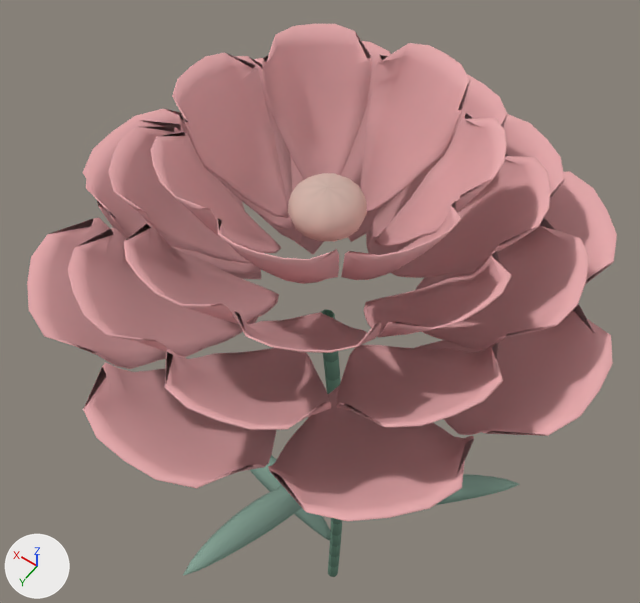
The glTF model www/models/flowers/carnation-fine-v2.glb: old version first, new version second.
The view is the same before and after, from a camera (50 mm lens) standing at (-0.625, 0.95, 2.948) and looking at (0.19, -0.191, 1.154). Every picture has the same lights, and +X, +Y and +Z are marked at lower left. The older version comes first. Vertices at exactly the same position are counted once.

In view in the first picture: 'carnation-fine-v2-center', 'carnation-fine-v2-leaf', 'carnation-fine-v2-petal', 'carnation-fine-v2-stem'.
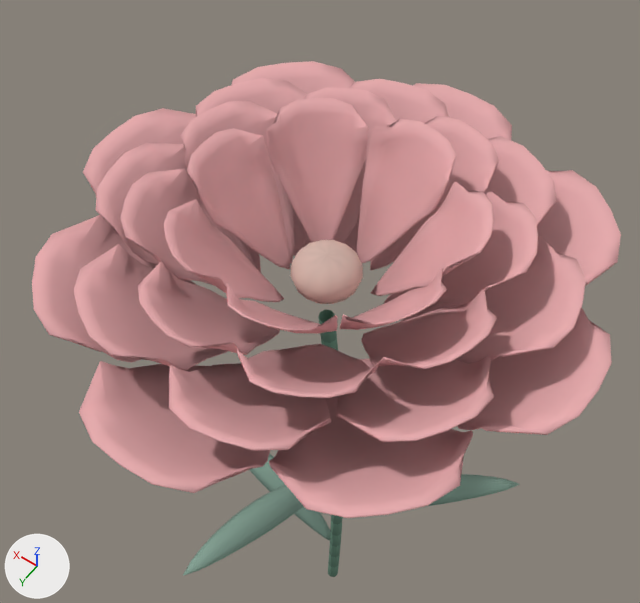
Pixel boxes (x1, y1, x2, y2) of what changed, in the pictures (640 x 603 px):
'carnation-fine-v2-petal', reshaped (8% shorter): before (27, 24, 617, 521); after (32, 61, 621, 518)
'carnation-fine-v2-center', moved: before (288, 173, 367, 241); after (291, 240, 363, 304)

The change, as a diff of the scene's bpy script:
```diff
--- a/www/models/flowers/carnation-fine-v2.glb.py
+++ b/www/models/flowers/carnation-fine-v2.glb.py
@@ me_carnation_fine_v2_center @@
 # used by ob_carnation_fine_v2_center; location = (0.0, 0.0, 0.0)
-me_carnation_fine_v2_center.from_pydata(...)  # 144 vertices, 256 faces; spans x -0.033..0.117, y -0.083..0.067, z 1.69..1.794
+me_carnation_fine_v2_center.from_pydata(...)  # 144 vertices, 256 faces; spans x -0.033..0.117, y -0.083..0.067, z 1.502..1.606
+# me_carnation_fine_v2_center part 1: the whole mesh is moved by (0.0, 0.0, -0.188)
 me_carnation_fine_v2_center.materials.append(mat_carnation_center_001)
@@ me_carnation_fine_v2_petal @@
 # used by ob_carnation_fine_v2_petal; location = (0.0, 0.0, 0.0)
-me_carnation_fine_v2_petal.from_pydata(...)  # 5642 vertices, 11160 faces; spans x -0.539..0.623, y -0.589..0.573, z 1.403..1.935
+me_carnation_fine_v2_petal.from_pydata(...)  # 5642 vertices, 11160 faces; spans x -0.537..0.623, y -0.579..0.582, z 1.403..1.755
+# me_carnation_fine_v2_petal part 2: 5520 of 5642 vertices moved; they spanned x -0.539..0.59, y -0.589..0.573, z 1.411..1.935 and now span x -0.537..0.59, y -0.579..0.582, z 1.417..1.755; mean shift (0.0, 0.0, -0.07); largest move (-0.21, -0.029, 1.899) -> (-0.213, -0.029, 1.718)
 me_carnation_fine_v2_petal.materials.append(mat_carnation_petal_001)
```
